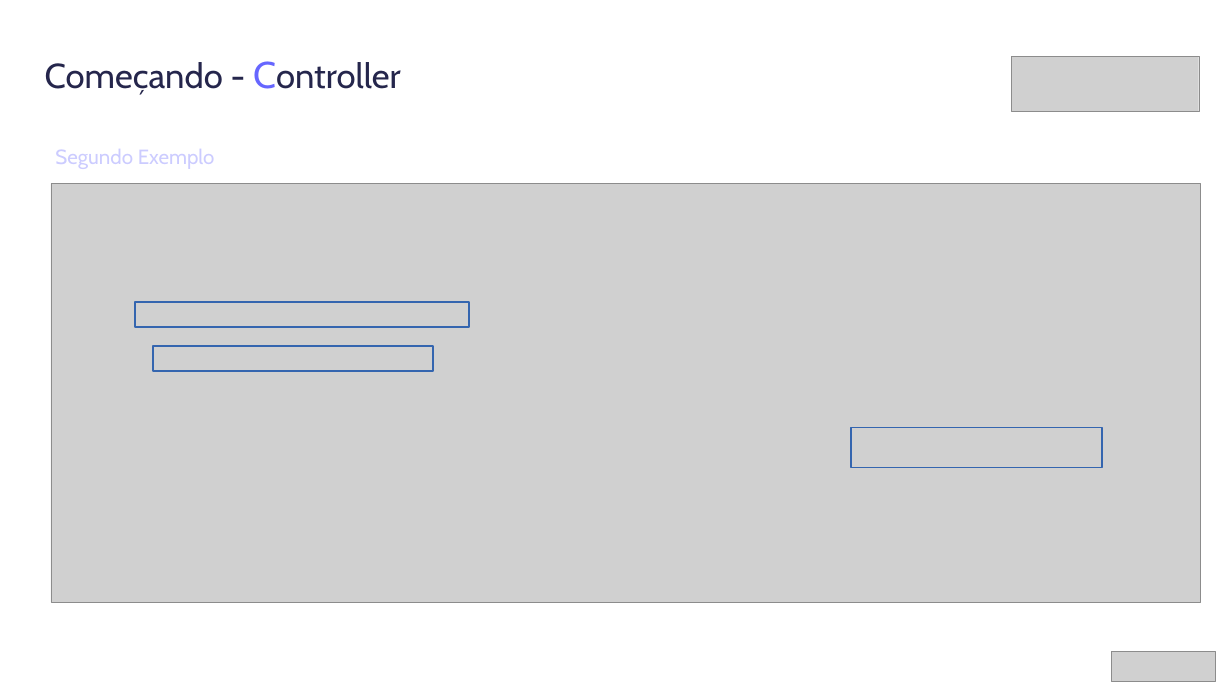
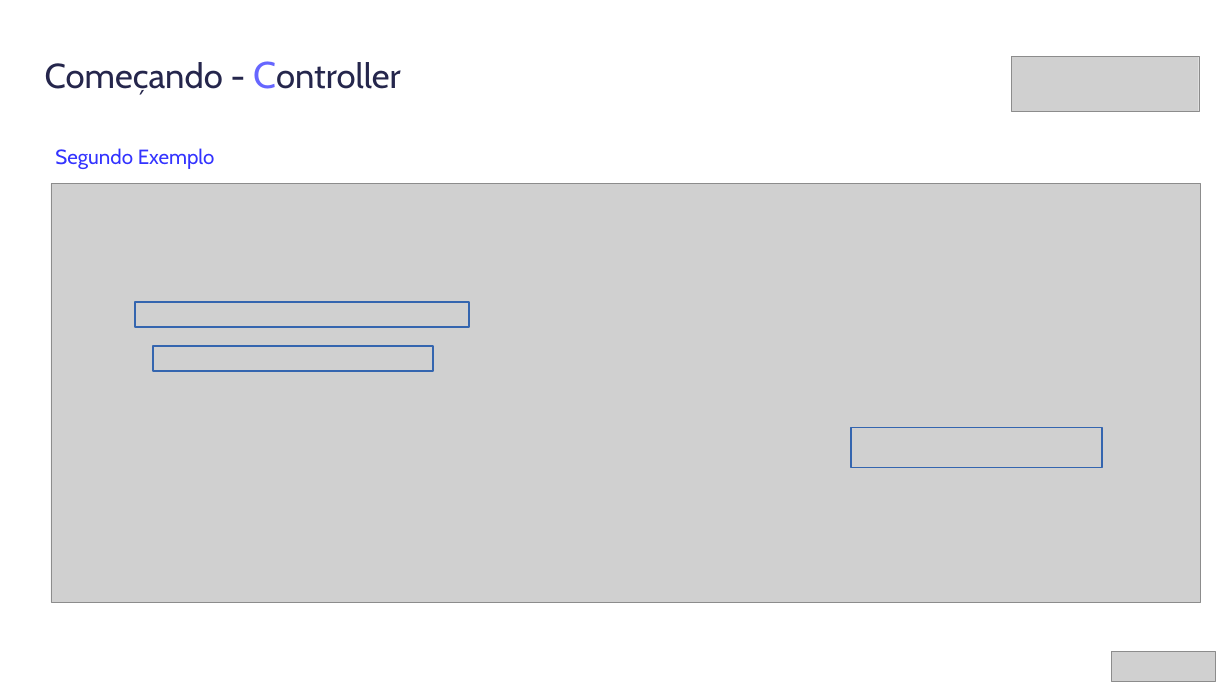
Before and after one commit to lucasperez/apresentacao-angular, a slide deck: slide 7 of apresentacao-ideais-conf-2013.ppt. Drawn at 1232x693 pixels with LibreOffice and Linux fonts; fonts in the diff are those of the drawing; grey boxes stand for pictures; background and template pictures are left out. Boxes give left, top, right and bottom in pixels: in the first picture for what was removed or moved away, otherwise in the second. Text is boxed around its words. In the diff, an @@ line names an element or a change of style, - is before the commit and + after.

```diff
--- a/apresentacao-ideais-conf-2013.ppt
+++ b/apresentacao-ideais-conf-2013.ppt
@@ text "Segundo Exemplo" at [55, 148, 215, 169]: text colour #CCCCFF to #3333FF @@
```
Also in this commit, not shown: 4 other slides changed.
